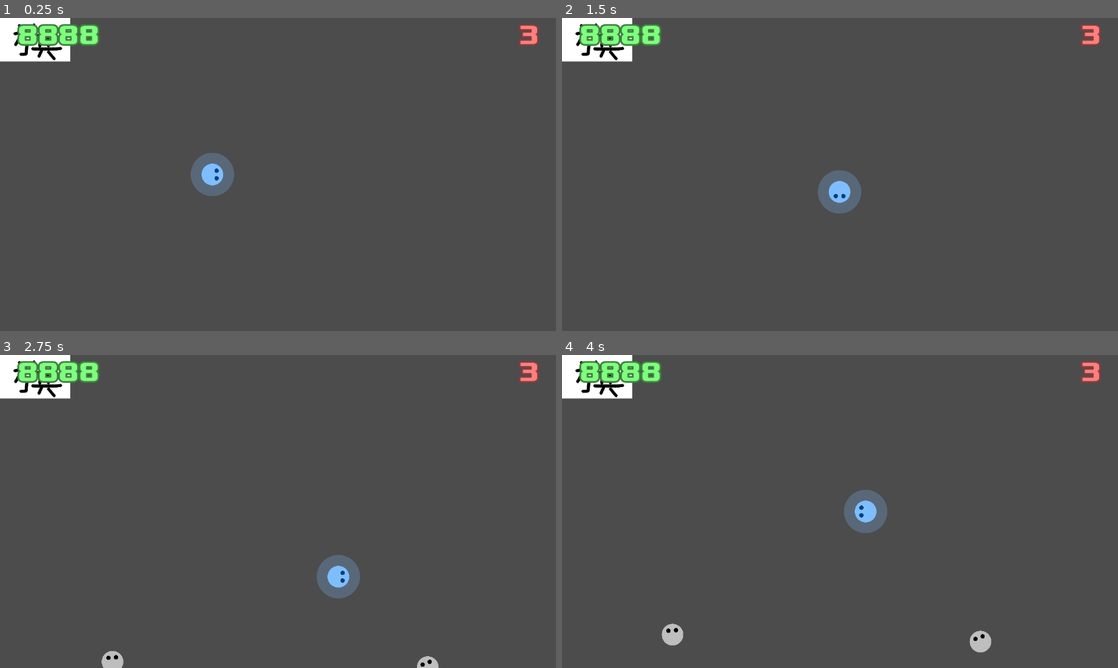
Above: before the commit, frames 1-4 (two rows, left to right).
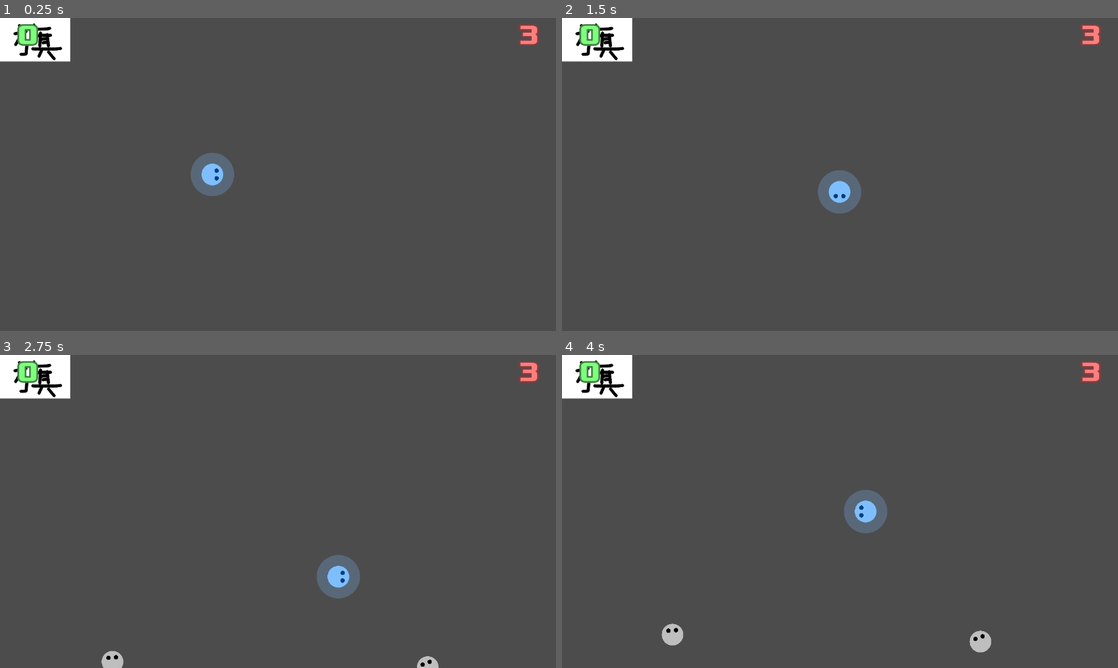
Above: after the commit, the same moments.

Repository: saimukzi/NfaoPoSim
Game: Godot game, scene res://DemoStage/DemoStage.tscn
Same seed, same stepped clock (60 frames per second), same inputs: the game is played once before the commit and once after it. Sound files missing from this copy of the repository are replaced by a short silence.
Inputs:
- Up to frame 1 (0.25 s): no input
- Up to frame 2 (1.5 s): tap Enter at 0.5 s; hold Right (game_right) 0.53-1.28 s; hold Z (game_eat) 0.53-1.28 s; hold Down (game_down) from 1.28 s (still down); tap Z (game_eat) at 1.35 s
- Up to frame 3 (2.75 s): release Down (game_down) at 2.03 s; hold Right (game_right) from 2.03 s (still down); hold Z (game_eat) from 2.03 s (still down)
- Up to frame 4 (4 s): release Right (game_right) at 2.78 s; release Z (game_eat) at 2.78 s; hold Up (game_up) 2.78-3.53 s; tap Z (game_eat) at 2.85 s; hold Left (game_left) from 3.53 s (still down); hold Z (game_eat) from 3.53 s (still down)

The runs differ from the first frame. In frame 1, 0.8% of the frame differs, in the area x 3-18%, y 2-9%; in frame 2, 0.8%; in frame 3, 0.8%; in frame 4, 0.8%.

Commit message:
eat mob logic

Diff:
--- a/DemoStage/DemoMob.gd
+++ b/DemoStage/DemoMob.gd
@@ -71,6 +71,7 @@
 	var flag_node
 	func _init(flag_node): self.flag_node = flag_node
 	func start():
+		me.is_guilty = true
 		run()
 	func run():
 		me.rotation = 0
@@ -87,3 +88,7 @@
 onready var state_machine = MyStateMachine.new(self)
 func state():
 	return state_machine.state()
+
+var is_guilty = false
+func is_guilty():
+	return is_guilty
--- a/DemoStage/DemoMobSpawner.gd
+++ b/DemoStage/DemoMobSpawner.gd
@@ -8,6 +8,8 @@
 export(NodePath) var anthem_system
 onready var anthem_system_node = get_node(anthem_system)
 onready var anthem_system_node_abs_path = anthem_system_node.get_path()
+
+export(NodePath) var game_node_path
 
 onready var mob_scene = preload("res://DemoStage/DemoMob.tscn")
 onready var rand = $"/root/Runtime".rand
@@ -20,5 +22,6 @@
 	$"Path2D/PathFollow2D".unit_offset = rand.randf()
 	var mob_instance = mob_scene.instance() as Node2D
 	mob_instance.anthem_system = anthem_system_node_abs_path
+	mob_instance.game_node_path = game_node_path
 	map_node.add_child(mob_instance)
 	mob_instance.global_position = $"Path2D/PathFollow2D".global_position
--- a/DemoStage/DemoStage.tscn
+++ b/DemoStage/DemoStage.tscn
@@ -20,6 +20,7 @@
 script = ExtResource( 2 )
 map = NodePath("..")
 anthem_system = NodePath("../../AnthemSystem")
+game_node_path = NodePath("../..")
 
 [node name="Path2D" type="Path2D" parent="Game/Map/MobSpawner"]
 curve = SubResource( 1 )
--- a/GameBase/GameBase.gd
+++ b/GameBase/GameBase.gd
@@ -4,6 +4,8 @@
 signal anthem_end()
 signal player_guilty(player_node)
 signal player_life_change(player_node)
+signal player_score_change(player_node)
+signal player_eat_mob(player_node,mob_node)
 
 export(NodePath) var anthem_system
 
--- a/GameBase/GameBase.tscn
+++ b/GameBase/GameBase.tscn
@@ -1,9 +1,10 @@
-[gd_scene load_steps=8 format=2]
+[gd_scene load_steps=9 format=2]
 
 [ext_resource path="res://GameBase/AnthemSystem.gd" type="Script" id=1]
 [ext_resource path="res://assets/Xolonium-Bold.ttf" type="DynamicFontData" id=2]
 [ext_resource path="res://GameBase/GameBase.gd" type="Script" id=3]
 [ext_resource path="res://GameBase/HPLabel.gd" type="Script" id=4]
+[ext_resource path="res://GameBase/ScoreLabel.gd" type="Script" id=5]
 [ext_resource path="res://PolicePlayer/PolicePlayer.tscn" type="PackedScene" id=6]
 
 [sub_resource type="DynamicFont" id=2]
@@ -41,6 +42,8 @@
 custom_colors/font_color = Color( 0.498039, 1, 0.498039, 1 )
 custom_fonts/font = SubResource( 2 )
 text = "8888"
+script = ExtResource( 5 )
+player_node_path = NodePath("../Map/PolicePlayer")
 
 [node name="HPLabel" type="Label" parent="."]
 anchor_left = 1.0
@@ -56,4 +59,5 @@
 player_node_path = NodePath("../Map/PolicePlayer")
 
 [connection signal="player_life_change" from="." to="HPLabel" method="_on_GameBase_player_life_change"]
+[connection signal="player_score_change" from="." to="ScoreLabel" method="_on_GameBase_player_score_change"]
 [connection signal="timeout" from="AnthemSystem/Timer" to="AnthemSystem" method="_on_Timer_timeout"]
--- /dev/null
+++ b/GameBase/ScoreLabel.gd
@@ -0,0 +1,14 @@
+extends Label
+
+export(NodePath) var player_node_path
+onready var player_node = get_node(player_node_path)
+
+func update_txt():
+	self.text = str(player_node.score)
+
+func _ready():
+	update_txt()
+
+func _on_GameBase_player_score_change(player_node):
+	if player_node != self.player_node: return
+	update_txt()
--- a/Mobs/MobBase/MobBase.gd
+++ b/Mobs/MobBase/MobBase.gd
@@ -1,7 +1,12 @@
 extends Node2D
+
+export(NodePath) var game_node_path
+onready var game_node = get_node_or_null(game_node_path)
 
 func _ready():
 	$EatDetectionDisplay.hide()
+	if game_node != null:
+		game_node.connect('player_eat_mob',self,'_on_player_eat_mob')
 
 func _on_PlayerEatMobDisplayCollisionMask_area_entered(area):
 	# print("_on_PlayerEatDisplayMask_area_entered %s"%area.name)
@@ -12,6 +17,18 @@
 
 func _on_PlayerEatMobExecuteCollisionMask_area_entered(area):
 	print("_on_PlayerEatMobExecuteCollisionMask_area_entered %s"%area.name)
+	for _0 in 1:
+		var is_guilty = is_guilty()
+		if not is_guilty(): break
+		var player_node_path = area.get_meta('player_node_path')
+		if player_node_path == null: break
+		var player_node = get_node_or_null(player_node_path)
+		if player_node == null: break
+		if game_node == null: break
+		game_node.emit_signal('player_eat_mob',player_node,self)
+
+func _on_player_eat_mob(player_node,mob_node):
+	if mob_node != self: return
 	queue_free()
 
 func is_guilty():
--- a/Mobs/RandomMoveMob/RandomMoveMob.gd
+++ b/Mobs/RandomMoveMob/RandomMoveMob.gd
@@ -10,6 +10,7 @@
 var guilty_chance = 2-Const.PHI
 
 func _ready():
+	._ready()
 	anthem_system_node.connect('flag_start',self,'_on_flag_start')
 	anthem_system_node.connect('flag_done',self,'_on_flag_done')
 	state_machine.set_next_state(NormalState.new())
@@ -69,6 +70,7 @@
 	var flag_node
 	func _init(flag_node): self.flag_node = flag_node
 	func start():
+		me.is_guilty = true
 		run()
 	func run():
 		me.rotation = 0
@@ -85,3 +87,7 @@
 onready var state_machine = MyStateMachine.new(self)
 func state():
 	return state_machine.state()
+
+var is_guilty = false
+func is_guilty():
+	return is_guilty
--- a/PolicePlayer/PolicePlayer.gd
+++ b/PolicePlayer/PolicePlayer.gd
@@ -7,7 +7,9 @@
 const ROTATION_EPSILON = 0.0001
 
 func _ready():
+	$PlayerEatMobExecuteCollisionLayer.set_meta('player_node_path',get_path())
 	game_base_node.connect('player_guilty',self,'_on_player_guilty')
+	game_base_node.connect('player_eat_mob',self,'_on_player_eat_mob')
 
 func _physics_process(delta):
 	# process move
@@ -50,6 +52,12 @@
 	life -= 1
 	game_base_node.emit_signal('player_life_change',self)
 
+func _on_player_eat_mob(player_node,mob_node):
+	if player_node != self: return
+	$GoodAudio.play()
+	score += 1
+	game_base_node.emit_signal('player_score_change',self)
+
 export(NodePath) var game_base
 onready var game_base_node = get_node(game_base)
 onready var anthem_system_node = game_base_node.get_node(game_base_node.get("anthem_system"))
--- a/project.godot
+++ b/project.godot
@@ -86,8 +86,8 @@
 
 [layer_names]
 
-2d_physics/layer_1="player_eat_mod_display"
-2d_physics/layer_2="player_eat_mod_execute"
+2d_physics/layer_1="player_eat_mob_display"
+2d_physics/layer_2="player_eat_mob_execute"
 
 [physics]
 
